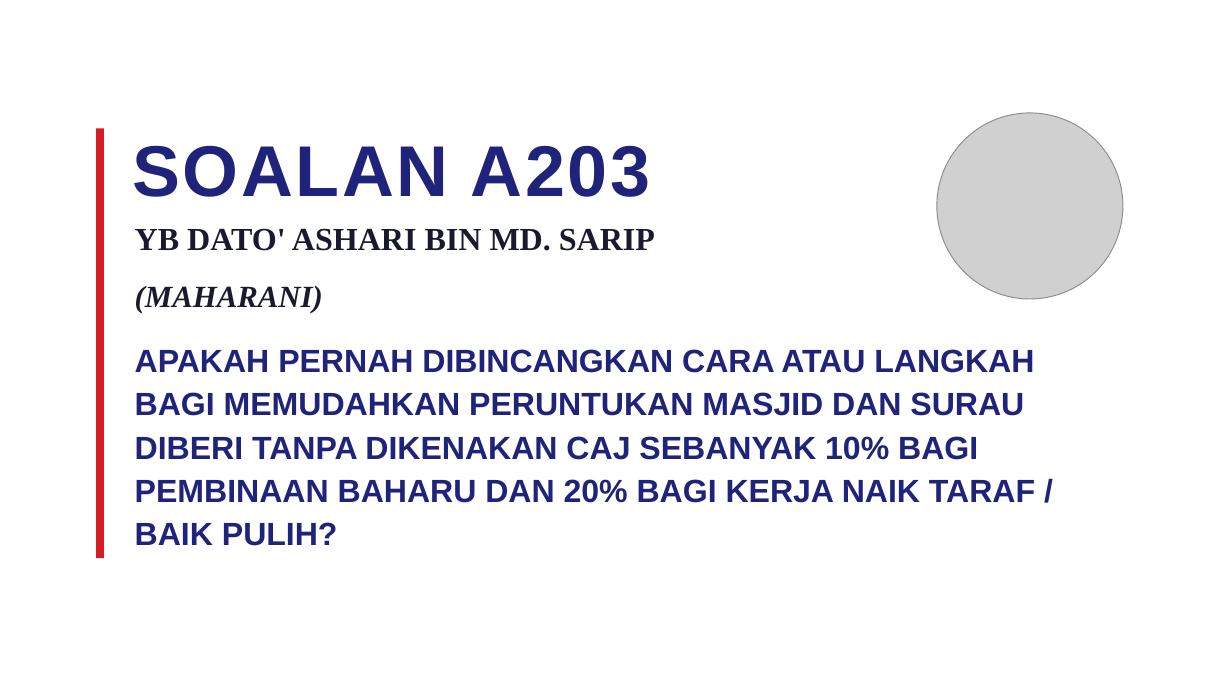
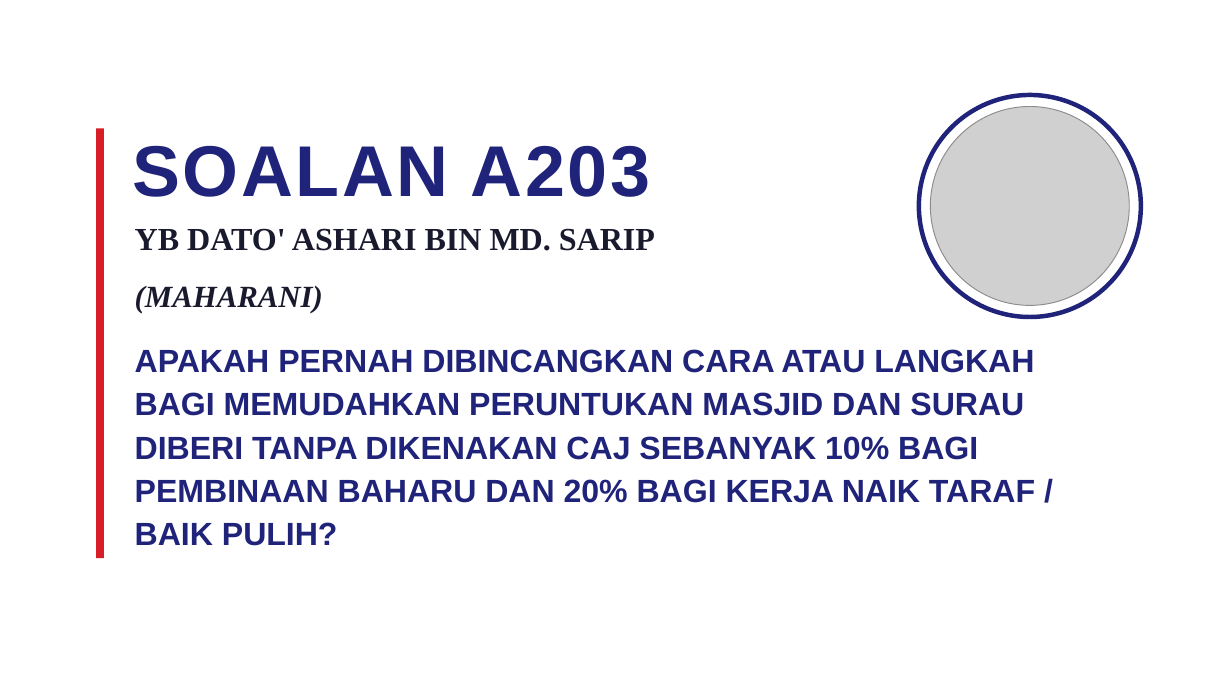
Before and after one commit to nawaljoe/Nawal, a slide deck: slide 2 of infografik-a203/pptx/A203_Infografik_16x9.pptx. Drawn at 1232x693 pixels with LibreOffice and Linux fonts; fonts in the diff are those of the drawing; grey boxes stand for pictures; background and template pictures are left out. Boxes give left, top, right and bottom in pixels: in the first picture for what was removed or moved away, otherwise in the second. Text is boxed around its words. In the diff, an @@ line names an element or a change of style, - is before the commit and + after.

```diff
--- a/infografik-a203/pptx/A203_Infografik_16x9.pptx
+++ b/infografik-a203/pptx/A203_Infografik_16x9.pptx
@@ ellipse resized from (x1=932, y1=108, x2=1128, y2=304) to (x1=919, y1=95, x2=1141, y2=317) @@
@@ ellipse at (x1=919, y1=95, x2=1141, y2=317): outline none to #20237A 3.5 pt @@
@@ picture resized from (x1=937, y1=113, x2=1123, y2=299) to (x1=931, y1=106, x2=1129, y2=305) @@
```
Also in this commit, not shown: 2 other files.
